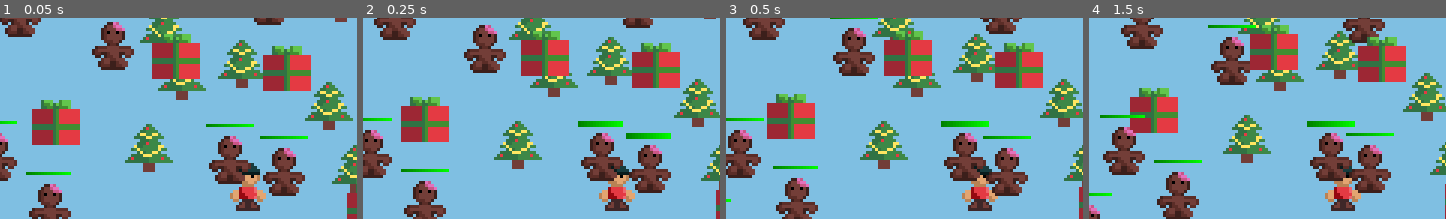
Above: before the commit, frames 1-4 (left to right).
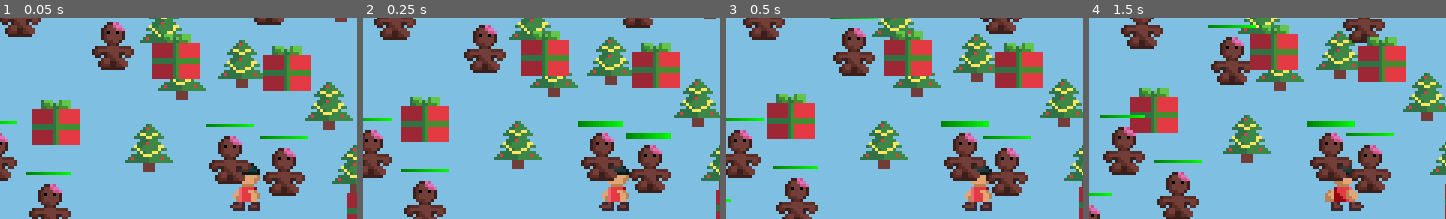
Above: after the commit, the same moments.

Repository: cznrhubarb/feliz-navidead
Game: Godot game, scene res://scn/TestScene.tscn
Same seed, same stepped clock (60 frames per second), same inputs: the game is played once before the commit and once after it.
Inputs (mouse positions are % of the whole screen's width and height, from its top left):
- Up to frame 1 (0.05 s): no input
- Up to frame 2 (0.25 s): no input
- Up to frame 3 (0.5 s): no input
- Up to frame 4 (1.5 s): move the mouse to (72, 45) at 0.52 s; press the mouse at (72, 45) at 0.53 s; hold D (move_right) 0.53-1.28 s; move the mouse to (29, 55) at 1.27 s; release the mouse at (29, 55) at 1.28 s; hold S (move_down) from 1.28 s (still down); click (29, 55) at 1.35 s
The pictures show only the part of the screen within x 14-64%, y 9-59%; the shares and areas given below are measured in that part.

The runs differ from the first frame. In frame 1, 0.7% of the frame differs, in the area x 64-75%, y 72-97%; in frame 2, 0.7%, in the area x 66-77%, y 73-97%; in frame 3, 0.7%; in frame 4, 0.5%.

Commit message:
Player Animation

Diff:
--- a/scn/Child.tscn
+++ b/scn/Child.tscn
@@ -1,13 +1,73 @@
-[gd_scene load_steps=5 format=2]
+[gd_scene load_steps=8 format=2]
 
 [ext_resource path="res://src/Child.gd" type="Script" id=1]
-[ext_resource path="res://img/Boy .PNG" type="Texture" id=2]
+[ext_resource path="res://img/Anim/Player_Walk_Anim.PNG" type="Texture" id=2]
 
-[sub_resource type="RectangleShape2D" id=2]
+[sub_resource type="RectangleShape2D" id=1]
 extents = Vector2( 4.47797, 5.13091 )
 
+[sub_resource type="Animation" id=2]
+resource_name = "WalkDown"
+length = 0.4
+tracks/0/type = "value"
+tracks/0/path = NodePath("Sprite:frame")
+tracks/0/interp = 1
+tracks/0/loop_wrap = true
+tracks/0/imported = false
+tracks/0/enabled = true
+tracks/0/keys = {
+"times": PoolRealArray( 0, 0.1, 0.2, 0.3 ),
+"transitions": PoolRealArray( 1, 1, 1, 1 ),
+"update": 1,
+"values": [ 8, 9, 10, 11 ]
+}
+
 [sub_resource type="Animation" id=3]
-resource_name = "WalkRight"
+resource_name = "WalkLeft"
+length = 0.4
+tracks/0/type = "value"
+tracks/0/path = NodePath("Sprite:frame")
+tracks/0/interp = 1
+tracks/0/loop_wrap = true
+tracks/0/imported = false
+tracks/0/enabled = true
+tracks/0/keys = {
+"times": PoolRealArray( 0, 0.1, 0.2, 0.3 ),
+"transitions": PoolRealArray( 1, 1, 1, 1 ),
+"update": 1,
+"values": [ 0, 1, 2, 3 ]
+}
+
+[sub_resource type="Animation" id=4]
+length = 0.4
+tracks/0/type = "value"
+tracks/0/path = NodePath("Sprite:frame")
+tracks/0/interp = 1
+tracks/0/loop_wrap = true
+tracks/0/imported = false
+tracks/0/enabled = true
+tracks/0/keys = {
+"times": PoolRealArray( 0, 0.1, 0.2, 0.3 ),
+"transitions": PoolRealArray( 1, 1, 1, 1 ),
+"update": 1,
+"values": [ 4, 5, 6, 7 ]
+}
+
+[sub_resource type="Animation" id=5]
+resource_name = "WalkUp"
+length = 0.4
+tracks/0/type = "value"
+tracks/0/path = NodePath("Sprite:frame")
+tracks/0/interp = 1
+tracks/0/loop_wrap = true
+tracks/0/imported = false
+tracks/0/enabled = true
+tracks/0/keys = {
+"times": PoolRealArray( 0, 0.1, 0.2, 0.3 ),
+"transitions": PoolRealArray( 1, 1, 1, 1 ),
+"update": 1,
+"values": [ 12, 13, 14, 15 ]
+}
 
 [node name="Child" type="KinematicBody2D"]
 position = Vector2( 111.772, 71.6002 )
@@ -21,10 +81,13 @@
 
 [node name="CollisionShape2D" type="CollisionShape2D" parent="."]
 position = Vector2( 0.128685, 2.76682 )
-shape = SubResource( 2 )
+shape = SubResource( 1 )
 
 [node name="Sprite" type="Sprite" parent="."]
 texture = ExtResource( 2 )
+vframes = 4
+hframes = 4
+frame = 11
 
 [node name="Camera2D" type="Camera2D" parent="."]
 current = true
@@ -32,4 +95,7 @@
 smoothing_speed = 10.0
 
 [node name="AnimationPlayer" type="AnimationPlayer" parent="."]
-anims/WalkRight = SubResource( 3 )
+anims/WalkDown = SubResource( 2 )
+anims/WalkLeft = SubResource( 3 )
+anims/WalkRight = SubResource( 4 )
+anims/WalkUp = SubResource( 5 )
--- a/src/Child.gd
+++ b/src/Child.gd
@@ -7,10 +7,13 @@
 var hp_bar
 var health = 100
 var weapons
+var anim_player
+var is_moving = false
 
 func _ready():
 	game_hud = get_node("../../GameHud")
 	hp_bar = get_node("../../GameHud/HP_Bar")
+	anim_player = get_node("AnimationPlayer")
 	print(hp_bar.name)
 	randomize()
 	weapons = []
@@ -23,18 +26,25 @@
 	pass
 
 func _physics_process(delta):
+	is_moving = false
 	var deltaPos = Vector2()
 	if Input.is_action_pressed("move_right"):
 		deltaPos.x += Speed
+		is_moving = true
+
 	elif Input.is_action_pressed("move_left"):
 		deltaPos.x -= Speed
+		is_moving = true
 
 	if Input.is_action_pressed("move_up"):
 		deltaPos.y -= Speed
+		is_moving = true
 	elif Input.is_action_pressed("move_down"):
 		deltaPos.y += Speed
+		is_moving = true
 
 	move_and_slide(deltaPos)
+	updateAnimation()
 
 	for weapon in weapons:
 		weapon.cooldown(delta)
@@ -65,3 +75,21 @@
 		get_tree().paused = true
 		print("You have died.")
 		# TODO: VFX
+
+func updateAnimation():
+	if is_moving:
+		anim_player.playback_speed = 1
+	else:
+		anim_player.playback_speed = 0
+
+	var direction = get_shot_direction()
+	if abs(direction.x) >= abs(direction.y):
+		if direction.x >=0:
+			anim_player.play("WalkRight")
+		else:
+			anim_player.play("WalkLeft")
+	else:
+		if direction.y >=0:
+			anim_player.play("WalkDown")
+		else:
+			anim_player.play("WalkUp")
Binary file added: img/Anim/Player_Walk_Anim.PNG
